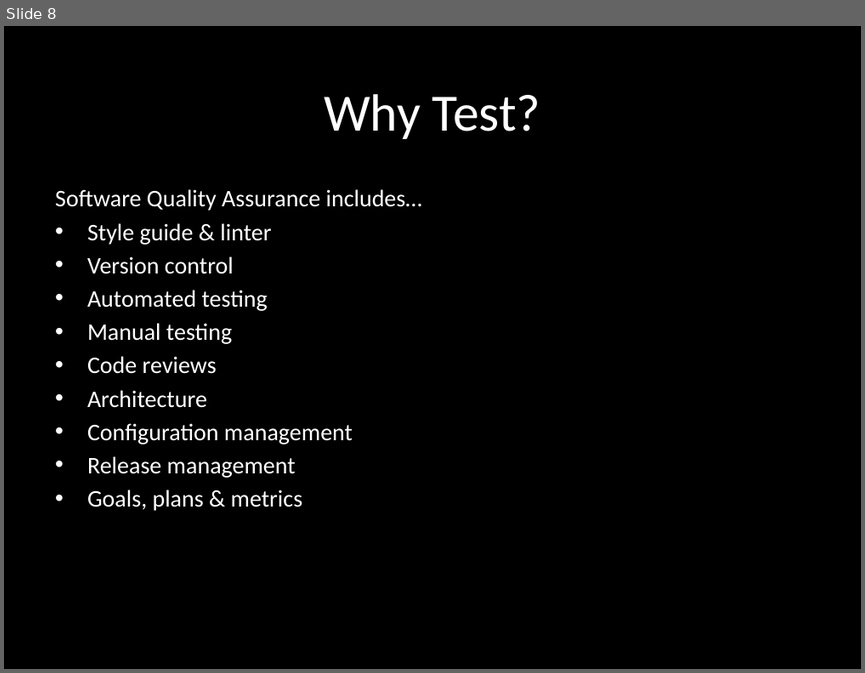
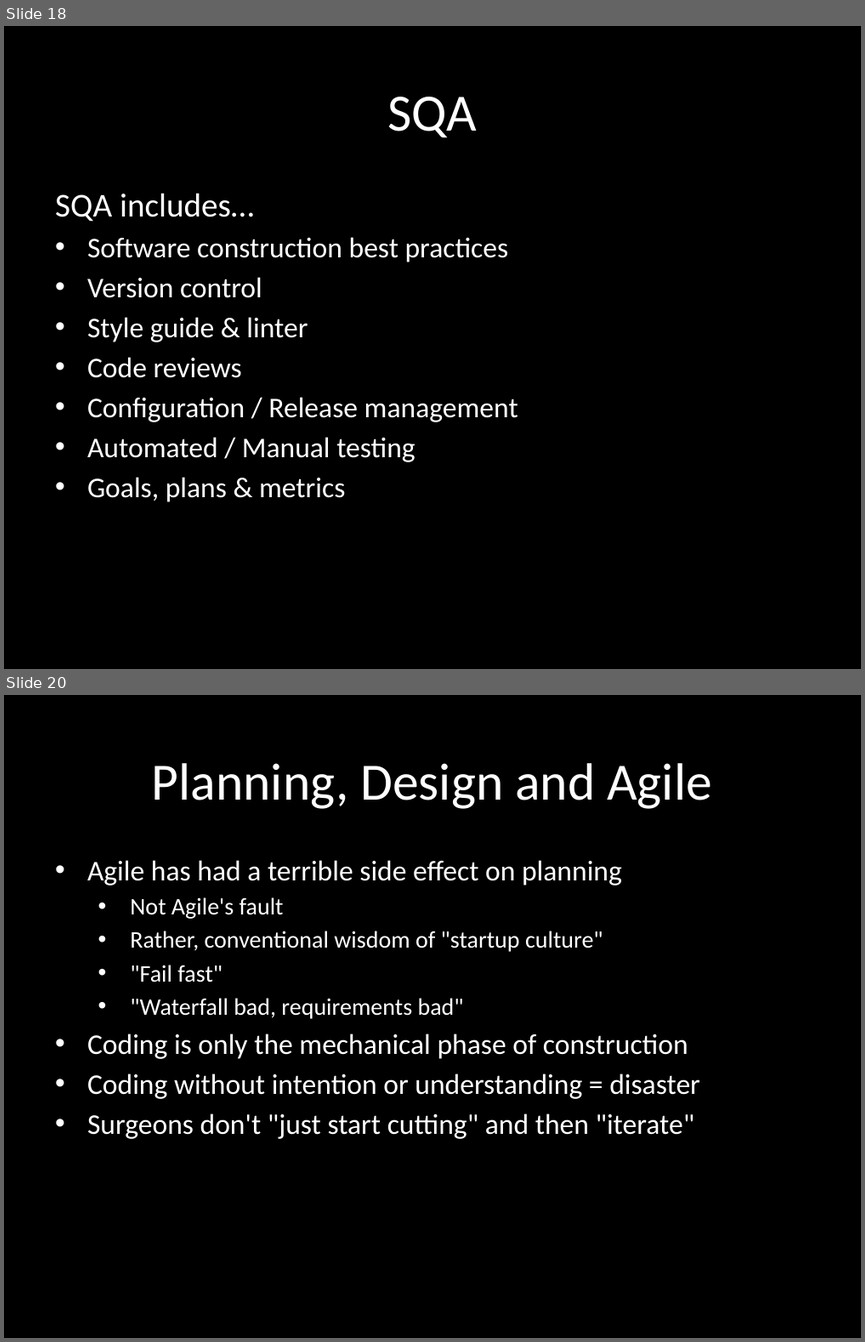
Before and after one commit to eliasjames/training-sqa, a slide deck: slides/TDD Day 1.pptx. Shown one above the other, each under a label of ours: slide 8 before the commit, slides 18 and 20 after it; the slides between them are not shown. The pictures are 865x673 and 865x1342 pixels, drawn with LibreOffice and Linux fonts; fonts in the diff are those of the drawing. Boxes give left, top, right and bottom in pixels: in the first picture for what was removed or moved away, otherwise in the second. Text is boxed around its words. In the diff, an @@ line names an element or a change of style, - is before the commit and + after.

```diff
--- a/slides/TDD Day 1.pptx
+++ b/slides/TDD Day 1.pptx
@@ slide 20 added at bbox=[4, 695, 861, 1338], background #000000 @@
@@ title added at bbox=[152, 763, 711, 809], 44 pt, text #FFFFFF @@
+Planning, Design and Agile
@@ subtitle added at bbox=[87, 860, 700, 1139], 24 pt, text #FFFFFF @@
+• Agile has had a terrible side effect on planning
+  • Not Agile's fault
+  • Rather, conventional wisdom of "startup culture"
+  • "Fail fast"
+  • "Waterfall bad, requirements bad"
+• Coding is only the mechanical phase of construction
+• Coding without intention or understanding = disaster
+• Surgeons don't "just start cutting" and then "iterate"
@@ what was slide 8 is now slide 18 @@
@@ slide 18 changed as well @@
@@ title at bbox=[387, 97, 477, 137]: text changed @@
-Why Test?
+SQA
@@ subtitle at bbox=[55, 193, 509, 298]: text changed; size 20 to 24 pt @@
-Software Quality Assurance includes…
+SQA includes…
+• Software construction best practices
+• Version control
@@ subtitle at bbox=[87, 256, 268, 344]: paragraphs removed @@
-• Version control
-• Automated testing
-• Manual testing
@@ subtitle at bbox=[87, 317, 345, 502]: size 20 to 24 pt in "Style guide & linter", "Code reviews", "Goals, plans & metrics" @@
@@ subtitle at bbox=[87, 397, 518, 462]: text changed; size 20 to 24 pt @@
-• Architecture
-• Configuration management
-• Release management
+• Configuration / Release management
+• Automated / Manual testing
```
Also in this commit, not shown: 6 other slides changed, 20 other slides added, 17 slides removed.
